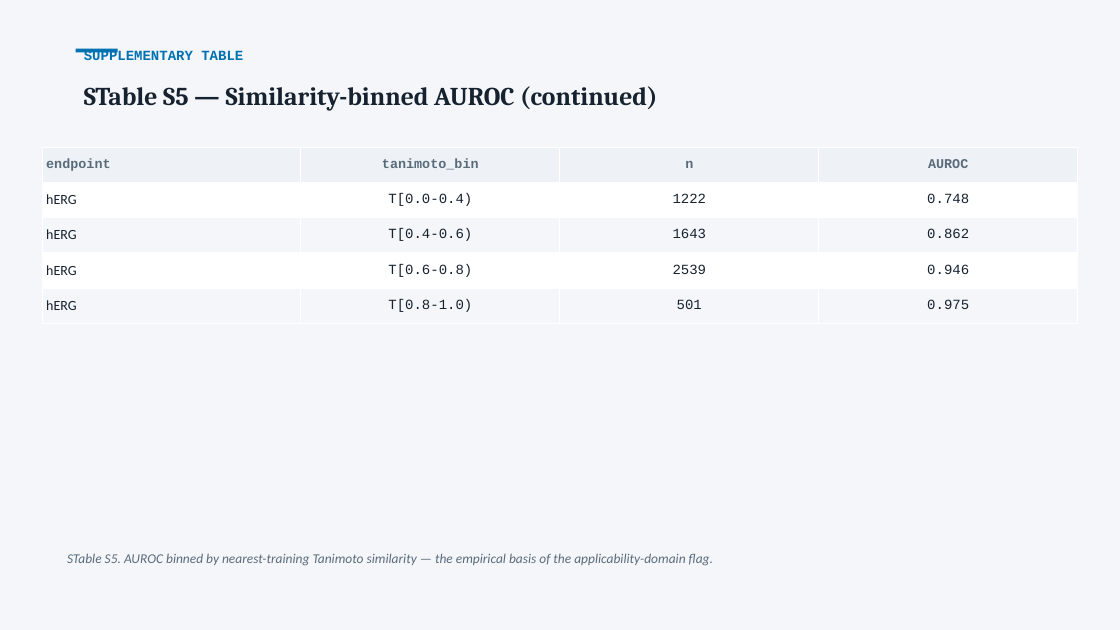
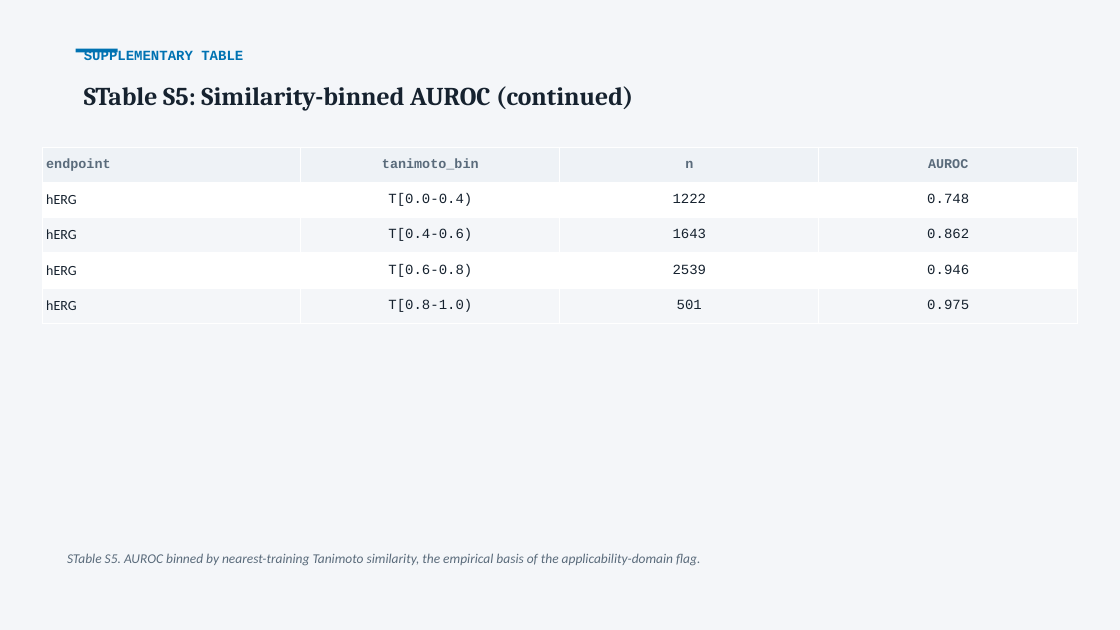
Before and after one commit to krishna-g-999/brainsafe-ai, a slide deck: slide 23 of BrainSafe_AI_Publication/Presentation/BrainSafe_AI_Supplementary.pptx. Drawn at 1120x630 pixels with LibreOffice and Linux fonts; fonts in the diff are those of the drawing. Boxes give left, top, right and bottom in pixels: in the first picture for what was removed or moved away, otherwise in the second. Text is boxed around its words. In the diff, an @@ line names an element or a change of style, - is before the commit and + after.

```diff
--- a/BrainSafe_AI_Publication/Presentation/BrainSafe_AI_Supplementary.pptx
+++ b/BrainSafe_AI_Publication/Presentation/BrainSafe_AI_Supplementary.pptx
@@ text at box(84, 86, 633, 110): text changed @@
-STable S5 — Similarity-binned AUROC (continued)
+STable S5: Similarity-binned AUROC (continued)
@@ text at box(67, 553, 700, 566): text changed @@
-STable S5. AUROC binned by nearest-training Tanimoto similarity — the empirical basis of the applicability-domain flag.
+STable S5. AUROC binned by nearest-training Tanimoto similarity, the empirical basis of the applicability-domain flag.
```
Also in this commit, not shown: 22 other slides changed, 19 other files.
